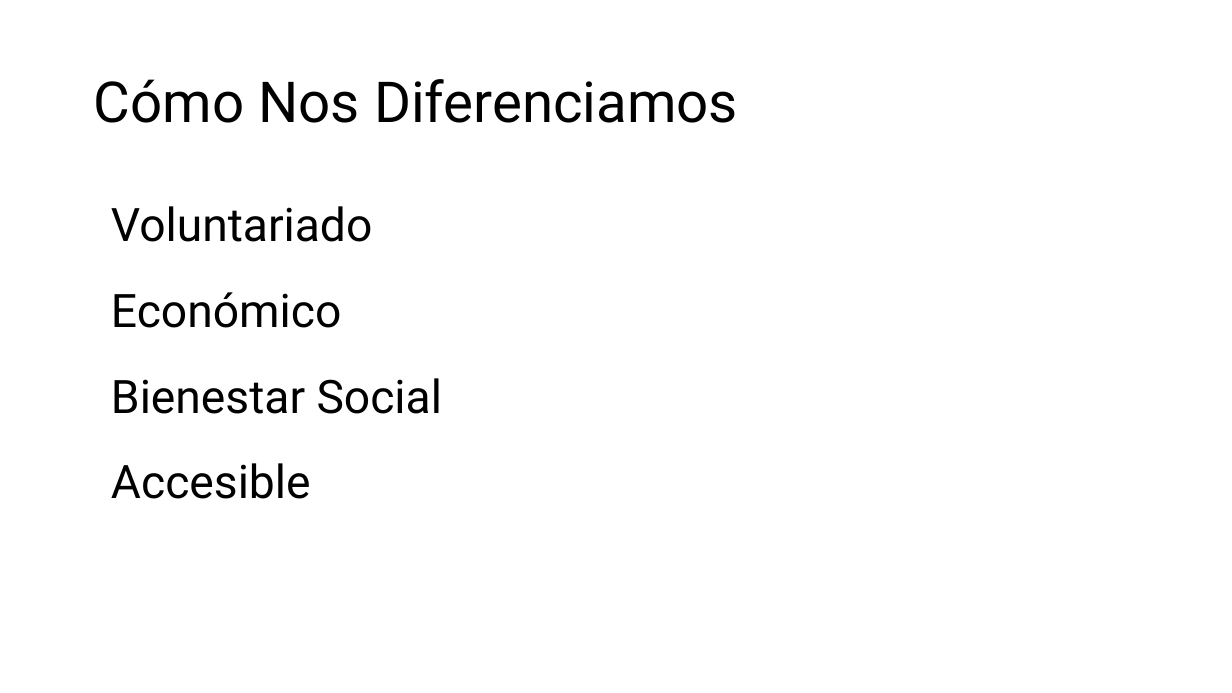
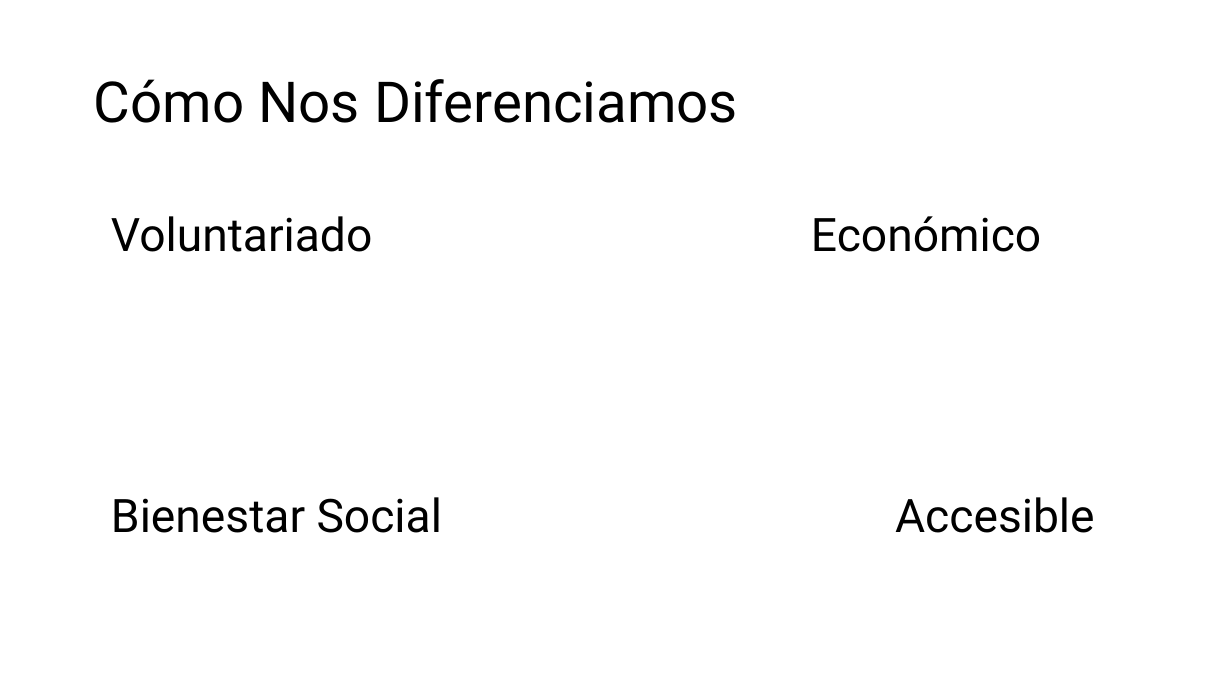
Before and after one commit to rodrigolzn/GoMad, a slide deck: slide 3 of Documentacion/Presentación.pptx. Drawn at 1232x693 pixels with LibreOffice and Linux fonts; fonts in the diff are those of the drawing. Boxes give left, top, right and bottom in pixels: in the first picture for what was removed or moved away, otherwise in the second. Text is boxed around its words. In the diff, an @@ line names an element or a change of style, - is before the commit and + after.

```diff
--- a/Documentacion/Presentación.pptx
+++ b/Documentacion/Presentación.pptx
@@ text "Voluntariado": place and size @@
-text "Voluntariado" at box(111, 206, 372, 242)
+text "Voluntariado" at box(111, 216, 372, 252)
@@ text "Económico": place and size @@
-text "Económico" at box(111, 292, 341, 328)
+text "Económico" at box(811, 216, 1041, 252)
@@ text "Bienestar Social": place and size @@
-text "Bienestar Social" at box(111, 378, 442, 414)
+text "Bienestar Social" at box(111, 497, 442, 533)
@@ text "Accesible": place and size @@
-text "Accesible" at box(111, 463, 311, 499)
+text "Accesible" at box(895, 497, 1095, 533)
```
Also in this commit, not shown: 3 other slides changed.
